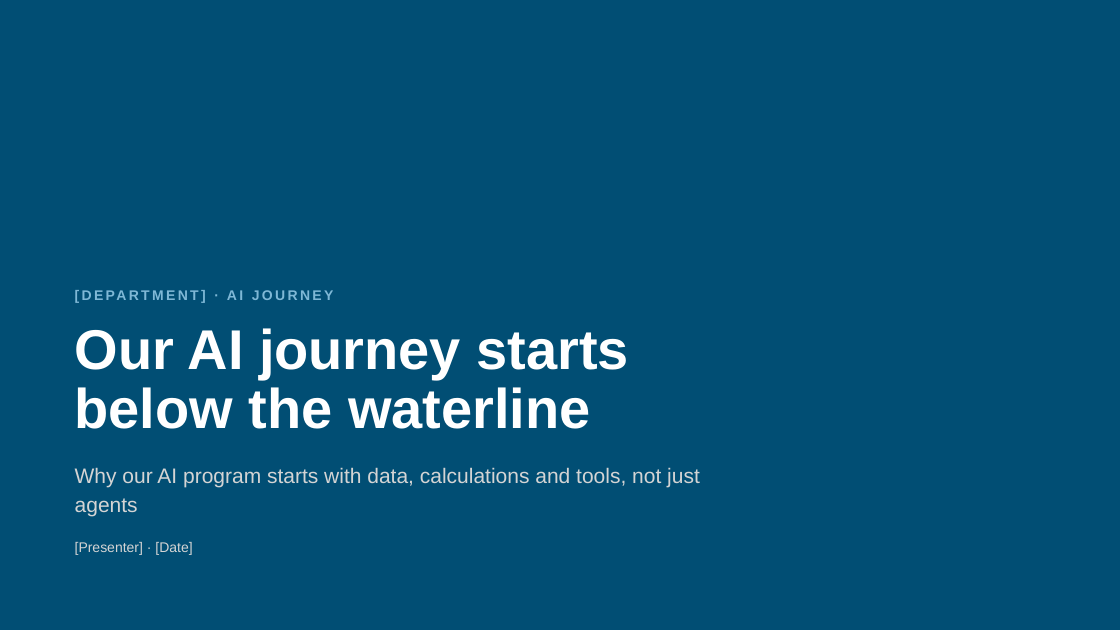
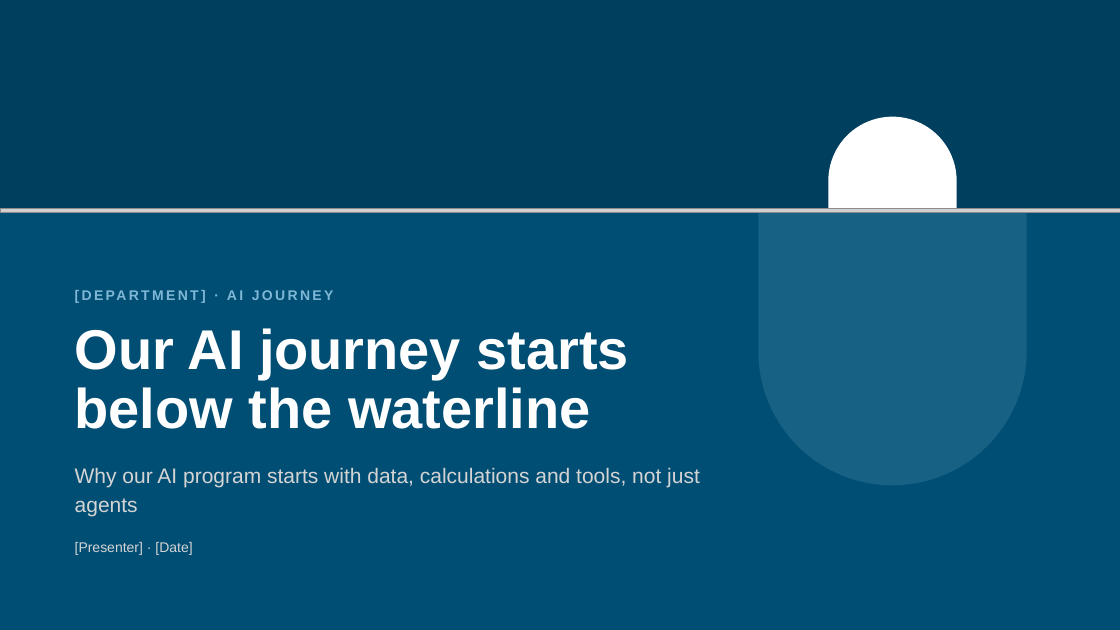
Before and after one commit to wwd1015/slide-template, a slide deck: slide 1 of Our AI Journey Investing Below the Waterline.pptx. Drawn at 1120x630 pixels with LibreOffice and Linux fonts; fonts in the diff are those of the drawing; grey boxes stand for pictures; background and template pictures are left out. Boxes give left, top, right and bottom in pixels: in the first picture for what was removed or moved away, otherwise in the second. Text is boxed around its words. In the diff, an @@ line names an element or a change of style, - is before the commit and + after.

Commit message:
Update the deck

```diff
--- a/Our AI Journey Investing Below the Waterline.pptx
+++ b/Our AI Journey Investing Below the Waterline.pptx
@@ rectangle added at <box>0,0,1120,210</box>, fill #013F5E @@
@@ freeform shape added at <box>828,117,957,210</box>, fill #FFFFFF @@
@@ picture added at <box>0,209,1120,213</box> @@
@@ freeform shape added at <box>759,211,1027,485</box>, fill #7FB8D6 at 18% opacity @@
```
Also in this commit, not shown: 1 other slide changed.
